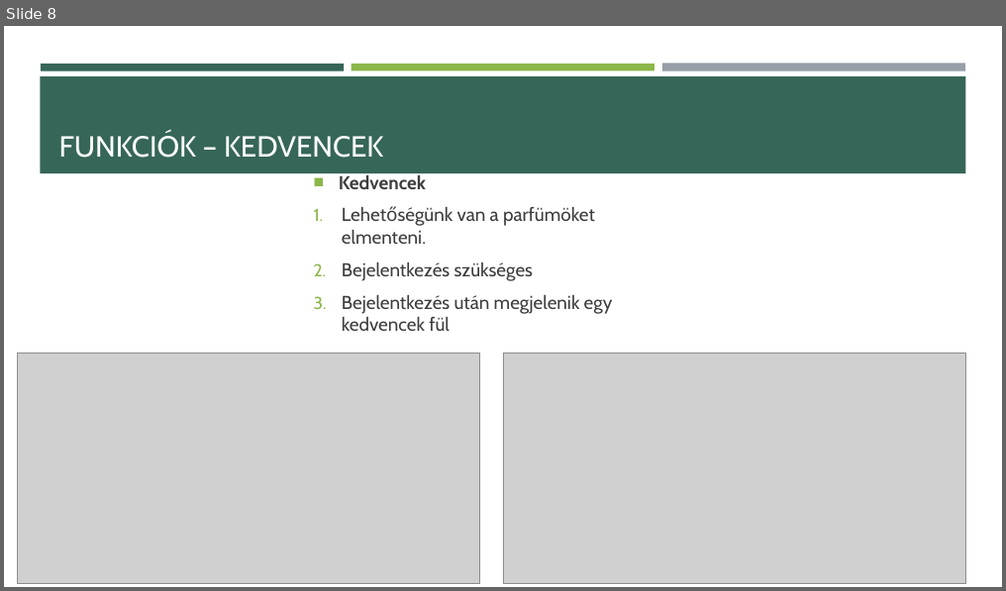
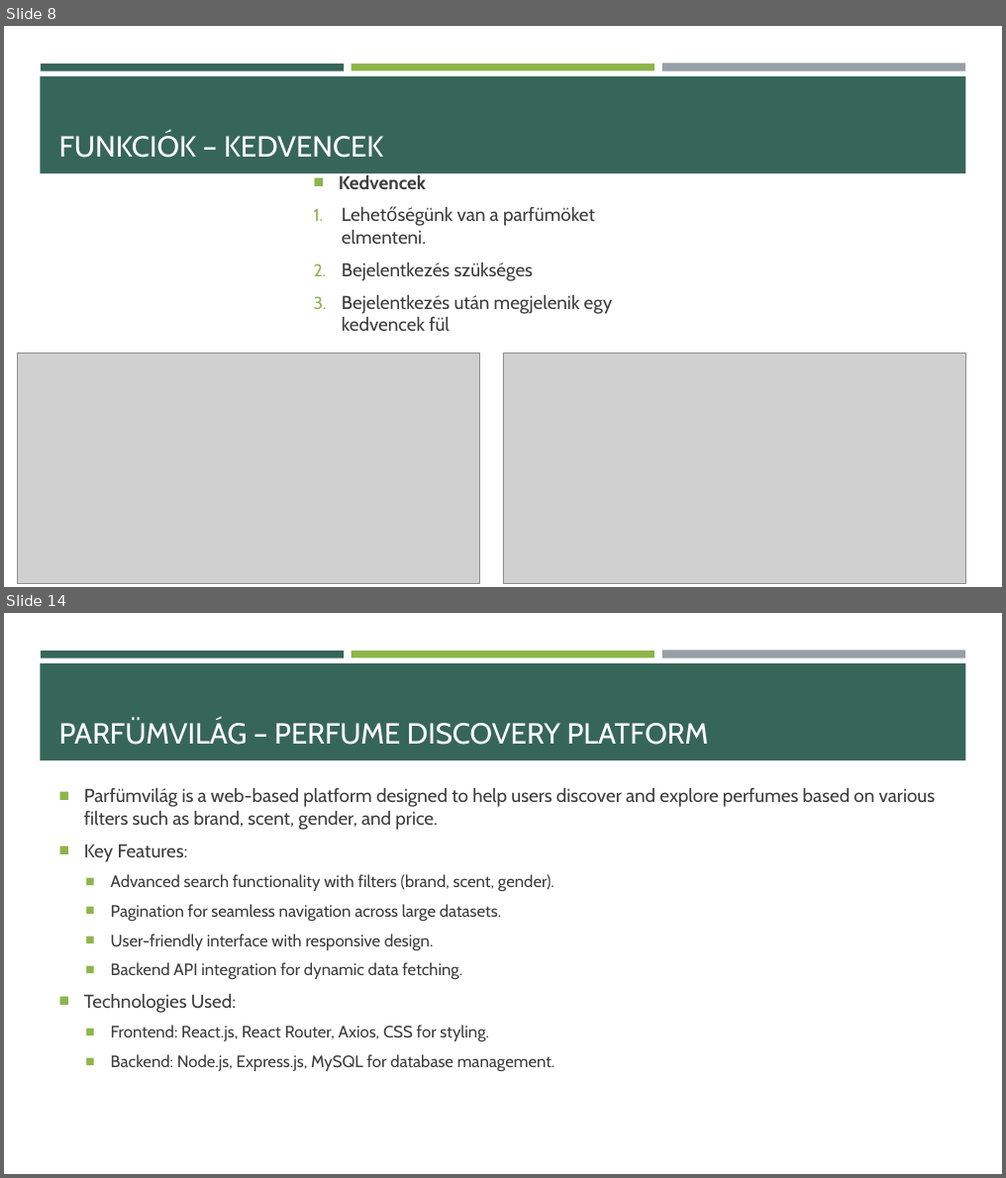
Before and after one commit to mikilaczy/Parfumvilag, a slide deck: Parfümvilág.pptx. Shown one above the other, each under a label of ours: slide 8 before the commit, slides 8 and 14 after it; the slides between them are not shown. The pictures are 1006x591 and 1006x1178 pixels, drawn with LibreOffice and Linux fonts; fonts in the diff are those of the drawing; grey boxes stand for pictures. Boxes give left, top, right and bottom in pixels: in the first picture for what was removed or moved away, otherwise in the second. Text is boxed around its words. In the diff, an @@ line names an element or a change of style, - is before the commit and + after.

```diff
--- a/Parfümvilág.pptx
+++ b/Parfümvilág.pptx
@@ slide 14 added at (4,613,1002,1174), background #FFFFFF; not listed: 4 template elements that a slide beside it also shows @@
@@ title added at (59,719,709,745), 28 pt, text #FFFFFF @@
+PARFÜMVILÁG – PERFUME DISCOVERY PLATFORM
@@ text added at (84,788,935,1071), 16 pt, text #3D3D3D @@
+■ Parfümvilág is a web-based platform designed to help users discover and explore perfumes based on various filters such as brand, scent, gender, and price.
+■ Key Features:
+  ■ Advanced search functionality with filters (brand, scent, gender).
+  ■ Pagination for seamless navigation across large datasets.
+  ■ User-friendly interface with responsive design.
+  ■ Backend API integration for dynamic data fetching.
+■ Technologies Used:
+  ■ Frontend: React.js, React Router, Axios, CSS for styling.
+  ■ Backend: Node.js, Express.js, MySQL for database management.
```
Also in this commit, not shown: 1 slide changed, 6 other slides added, 2 other files.
